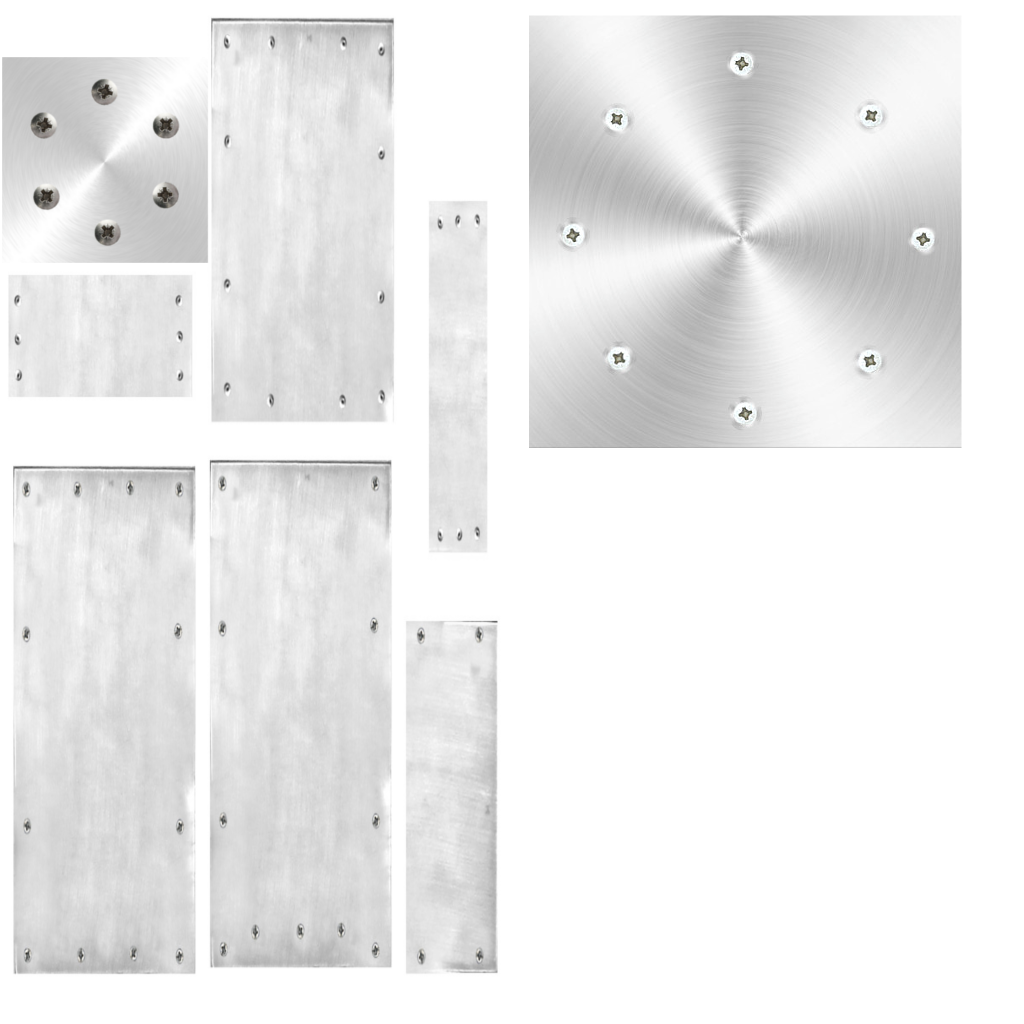
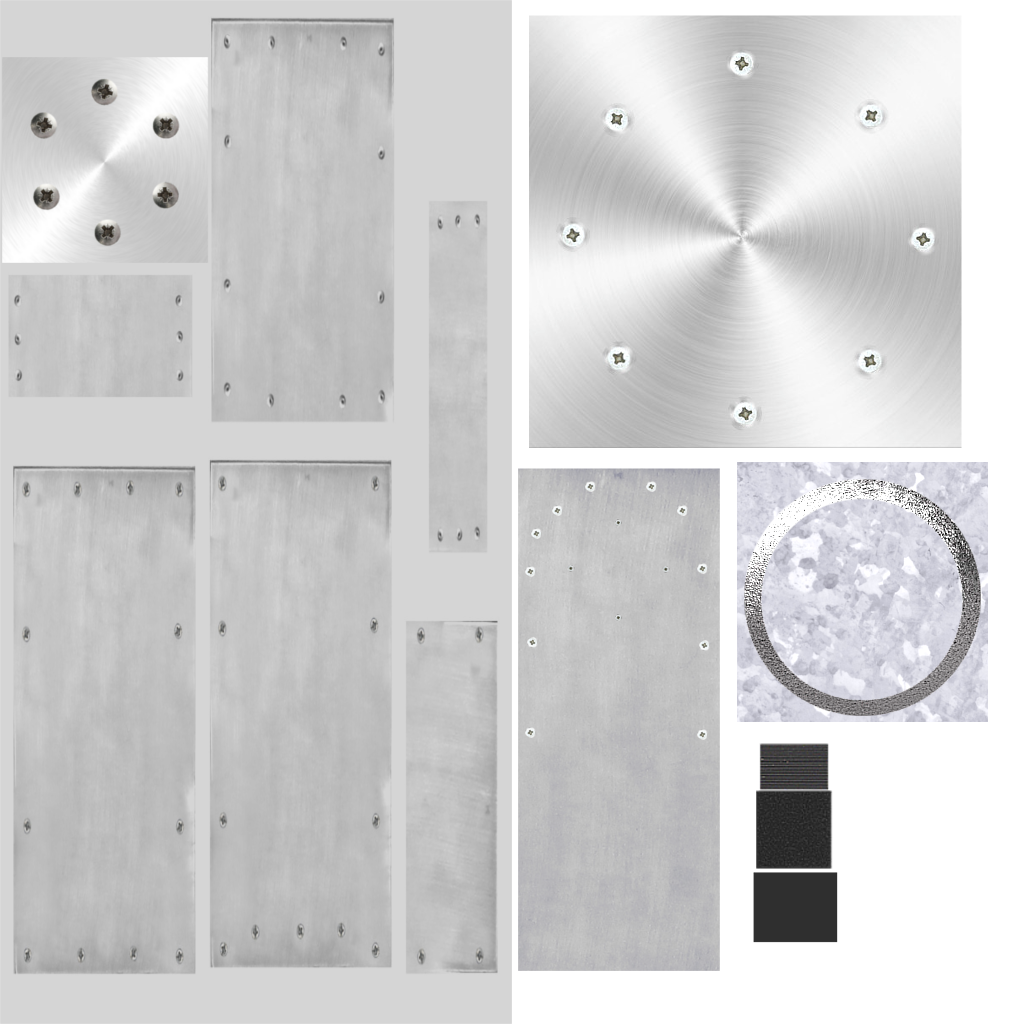
Before/after of a 1024px x 1024px layered artwork. What changed in the layer stack:
added layer "Pasted Layer #16" above "Pasted Layer #17" over (x1=753, y1=743, x2=838, y2=943)
added layer "Pasted Layer #17" above "Pasted Layer #13" over (x1=744, y1=479, x2=981, y2=716)
added layer "Pasted Layer #13" above "Pasted Layer #11" over (x1=737, y1=462, x2=988, y2=722)
added layer "Pasted Layer #11" above "Pasted Layer #10" over (x1=527, y1=637, x2=711, y2=652)
added layer "Pasted Layer #10" above "Pasted Layer #12" over (x1=525, y1=562, x2=709, y2=577)
added layer "Pasted Layer #12" above "Pasted Layer #9" over (x1=525, y1=726, x2=709, y2=740)
added layer "Pasted Layer #9" above "Pasted Layer #14" over (x1=552, y1=504, x2=564, y2=516)
added layer "Pasted Layer #14" above "Pasted Layer #8" over (x1=677, y1=504, x2=689, y2=516)
added layer "Pasted Layer #8" above "Pasted Layer #7" over (x1=677, y1=504, x2=689, y2=516)
added layer "Pasted Layer #7" above "Pasted Layer #6" over (x1=646, y1=480, x2=658, y2=492)
added layer "Pasted Layer #6" above "Pasted Layer #15" over (x1=585, y1=480, x2=597, y2=492)
added layer "Pasted Layer #15" above "Pasted Layer #5" over (x1=567, y1=565, x2=670, y2=573)
added layer "Pasted Layer #5" above "Pasted Layer #4" over (x1=615, y1=519, x2=622, y2=621)
added layer "Pasted Layer #4" above "Pasted Layer #3" over (x1=531, y1=527, x2=543, y2=539)
painted on "bodyFrame.jpg" over (x1=0, y1=0, x2=720, y2=1024)
